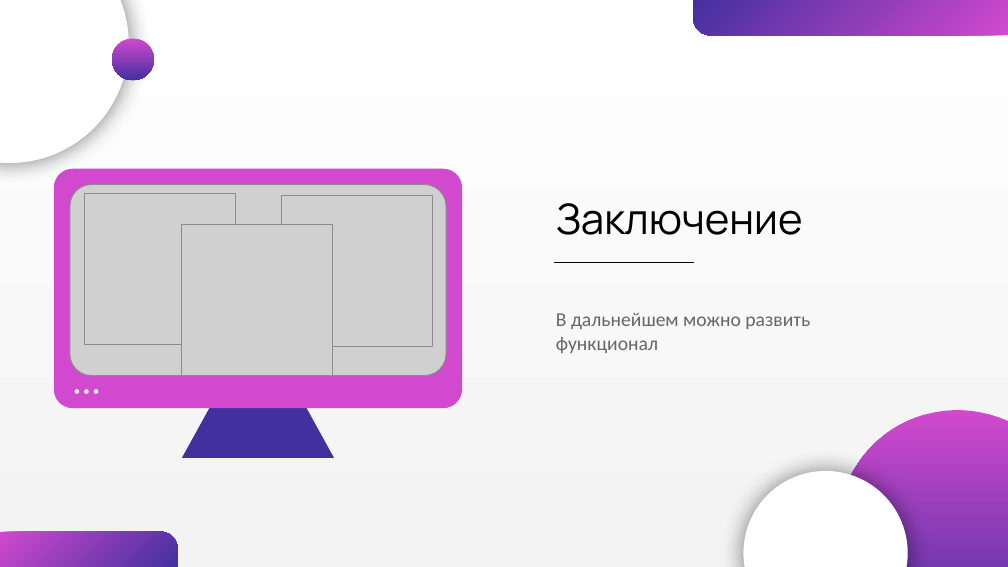
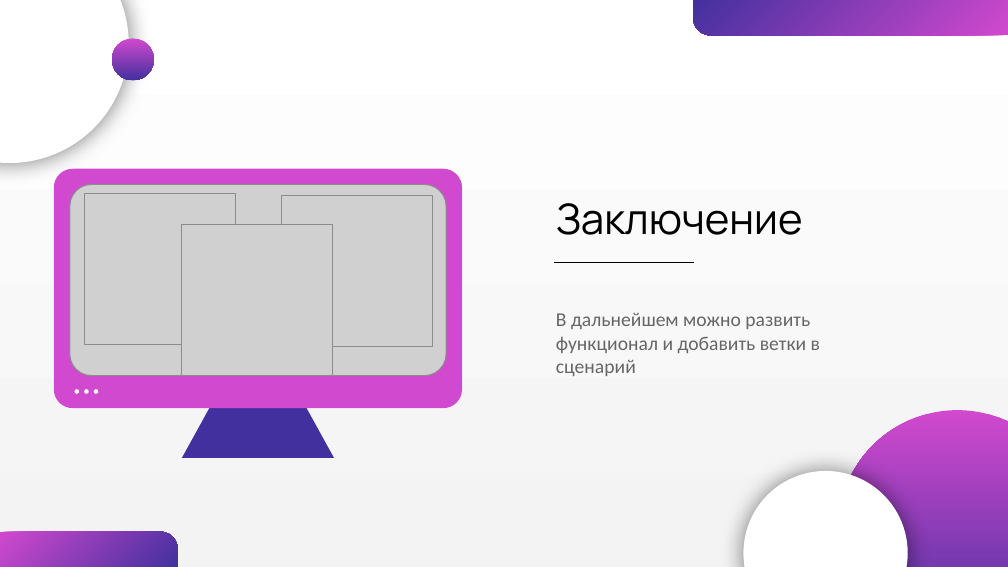
Before and after one commit to Ann166103/The_names, a slide deck: slide 4 of Имена.pptx. Drawn at 1008x567 pixels with LibreOffice and Linux fonts; fonts in the diff are those of the drawing; grey boxes stand for pictures. Boxes give left, top, right and bottom in pixels: in the first picture for what was removed or moved away, otherwise in the second. Text is boxed around its words. In the diff, an @@ line names an element or a change of style, - is before the commit and + after.

```diff
--- a/Имена.pptx
+++ b/Имена.pptx
@@ subtitle at (556,313,820,376): text changed @@
-В дальнейшем можно развить функционал
+В дальнейшем можно развить функционал и добавить ветки в сценарий
```
Also in this commit, not shown: 1 other slide changed, 3 other files.
